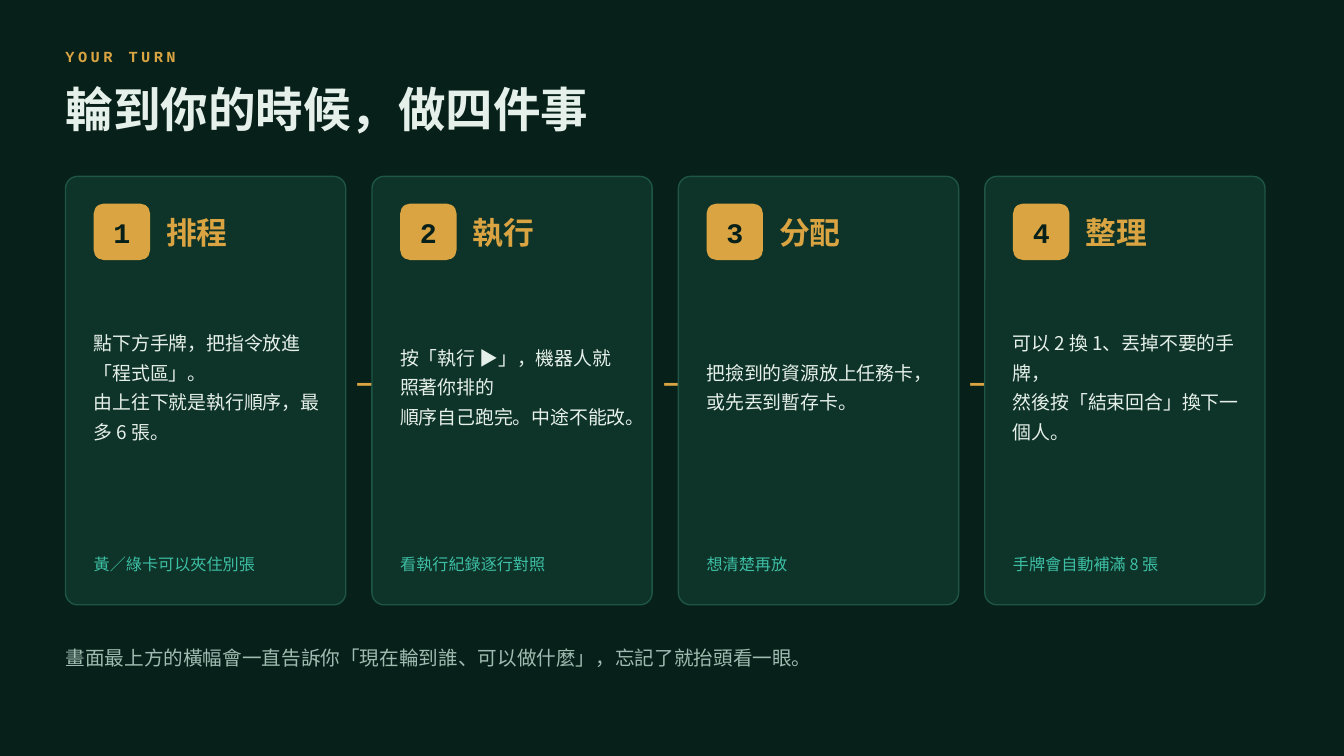
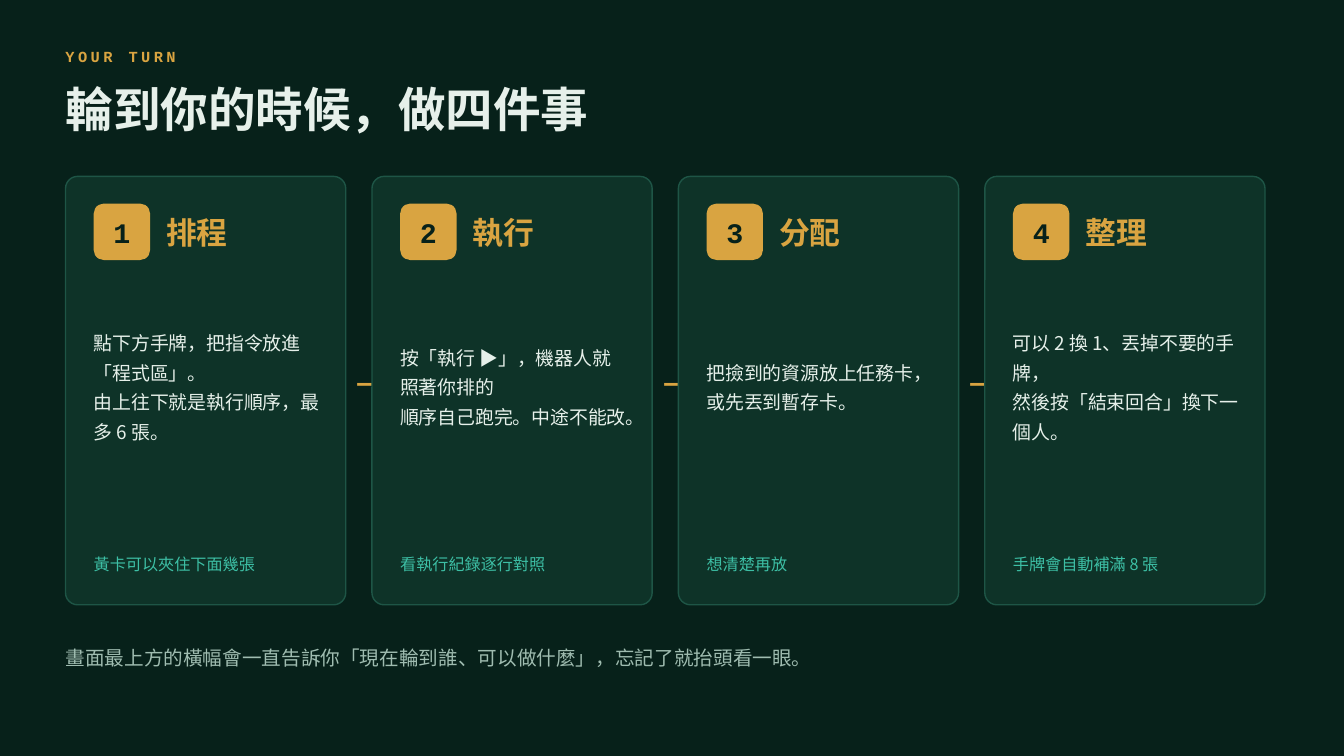
Before and after one commit to jack1214w/robot-city, a slide deck: slide 4 of 機器人蓋城市-遊戲規則.pptx. Drawn at 1344x756 pixels with LibreOffice and Linux fonts; fonts in the diff are those of the drawing. Boxes give left, top, right and bottom in pixels: in the first picture for what was removed or moved away, otherwise in the second. Text is boxed around its words. In the diff, an @@ line names an element or a change of style, - is before the commit and + after.

```diff
--- a/機器人蓋城市-遊戲規則.pptx
+++ b/機器人蓋城市-遊戲規則.pptx
@@ text at (94, 556, 255, 572): text changed @@
-黃／綠卡可以夾住別張
+黃卡可以夾住下面幾張
```
Also in this commit, not shown: 5 other slides changed, 5 other files.
